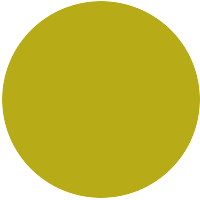
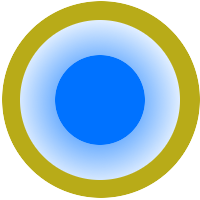
Layered file, before and after one edit (200x200). Changes by layer:
added layer "Inner ball" above "Outer Circle" over 55, 55, 145, 145
renamed "Ball" to "Outer Circle", painted on it over 20, 20, 180, 180
added layer "InnerGlow" over 20, 20, 180, 180
